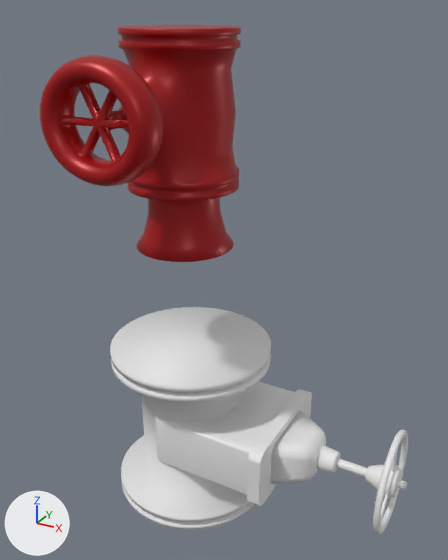
The Blender file вент.blend: old version first, new version second.
Before and after are seen from a 50 mm camera at (1.49, -2.36, 2.01) aimed at (0.25, -0.11, 0.89). The lights are fixed; the arrows at lower left show +X, +Y and +Z.
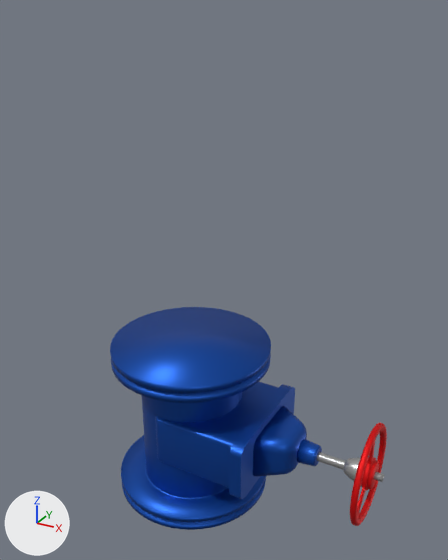
Location of each change, (x1, y1, x2, y2) in pixels of the pictures (448 x 560 px; the box of a moved part takes in the faces that stretch with it):
'Cylinder.065', deleted (red)
    before: (40, 25, 241, 262)
'Cube.001', recoloured, moved
    before: (247, 389, 312, 506)
    after: (229, 384, 295, 499)
'Cube.002', recoloured, moved
    before: (270, 410, 326, 484)
    after: (253, 405, 307, 477)
'Gate Valve', recoloured, moved
    before: (373, 429, 408, 534)
    after: (350, 423, 387, 526)
'Cylinder.001', recoloured, moved
    before: (316, 445, 340, 473)
    after: (297, 439, 322, 466)
'Tube', recoloured, moved
    before: (365, 465, 407, 491)
    after: (343, 457, 384, 482)
'Cylinder.002', recoloured
    both: (317, 452, 367, 477)
part 1 of me_cylinder, added (blue)
    after: (121, 392, 265, 518)
part 2 of me_cylinder, recoloured (white to blue)
    both: (110, 307, 271, 530)
part 3 of me_cube_001, moved or reshaped
    before: (159, 382, 295, 495)
    after: (159, 382, 279, 488)

The change, as a diff of the scene's bpy script:
```diff
--- a/вент.blend.py
+++ b/вент.blend.py
@@ me_cylinder @@
 # used by ob_cylinder; location = (0.0, 0.0, 0.0); scale = (0.699, 0.699, 0.699)
-me_cylinder.from_pydata(...)  # 700 vertices, 652 faces; spans x -0.582..0.582, y -0.583..0.583, z -0.592..0.633
+me_cylinder.from_pydata(...)  # 850 vertices, 802 faces; spans x -0.582..0.582, y -0.583..0.583, z -0.592..0.633
+# me_cylinder part 1: 150 vertices added at x -0.397..0.397, y -0.398..0.398, z -0.483..0.49
+# me_cylinder part 2: 552 faces spanning x -0.582..0.582, y -0.583..0.583, z -0.592..0.633 switch from no material to mat_material_003 (blue #1250b1)
@@ me_circle_006 @@
 me_circle_006.from_pydata(...)  # 1117 vertices, 1088 faces; spans x -1.31..1.31, y -0.15..0.15, z -1.31..1.31
+me_circle_006.materials.append(mat_material_002)  # red #e70004
@@ me_circle_007 @@
 me_circle_007.from_pydata(...)  # 512 vertices, 450 faces; spans x -0.377..0.377, y -0.894..0.112, z -0.377..0.377
+me_circle_007.materials.append(mat_material_001)  # grey #aeaeae
@@ me_cube_001 @@
 me_cube_001.from_pydata(...)  # 344 vertices, 330 faces; spans x -1.0..1.0, y -1.0..1.0, z -1.0..1.0
 # used by ob_cube; location = (0.218, 0.0, 0.001); scale = (-0.282, -0.28, 0.141)
+# me_cube_001 part 3: all 196 vertices in x -1.0..-0.95, y -1.0..1.0, z -1.0..1.0 are moved by (0.31, 0.0, 0.0)
+me_cube_001.materials.append(mat_material_003)  # blue #1250b1
@@ me_cube_002 @@
 me_cube_002.from_pydata(...)  # 200 vertices, 102 faces; spans x -1.0..1.0, y -1.0..1.0, z -1.0..1.0
+me_cube_002.materials.append(mat_material_003)  # blue #1250b1
@@ me_cube_003 @@
 me_cube_003.from_pydata(...)  # 1976 vertices, 1926 faces; spans x -1.0..0.25, y -1.29..1.29, z -0.82..0.82
+me_cube_003.materials.append(mat_material_003)  # blue #1250b1
@@ me_cylinder_001 @@
 me_cylinder_001.from_pydata(...)  # 900 vertices, 802 faces; spans x -0.72..0.72, y -0.72..0.72, z -0.65..0.373
+me_cylinder_001.materials.append(mat_material_003)  # blue #1250b1
@@ me_cylinder_002 @@
 me_cylinder_002.from_pydata(...)  # 200 vertices, 102 faces; spans x -0.72..0.72, y -0.72..0.72, z -0.65..0.65
+me_cylinder_002.materials.append(mat_material_001)  # grey #aeaeae
@@ ob_cylinder_065 @@
-ob_cylinder_065 = bpy.data.objects.new('Cylinder.065', me_cylinder_066)
@@ ob_gate_valve @@
 ob_gate_valve = bpy.data.objects.new('Gate Valve', me_circle_006)
-ob_gate_valve.location = (1.077, -0.001, 0.001)
+ob_gate_valve.location = (0.972, -0.001, 0.001)
 ob_gate_valve.rotation_euler = (3.142, 0.0, 1.571)  # degrees (180, 0, 90)
@@ ob_tube @@
 ob_tube = bpy.data.objects.new('Tube', me_circle_007)
-ob_tube.location = (1.123, -0.001, 0.001)
+ob_tube.location = (1.018, -0.001, 0.001)
 ob_tube.rotation_euler = (3.142, 0.0, 1.571)  # degrees (180, 0, 90)
@@ ob_cube_001 @@
 ob_cube_001 = bpy.data.objects.new('Cube.001', me_cube_002)
-ob_cube_001.location = (0.522, 0.0, 0.001)
+ob_cube_001.location = (0.426, 0.0, 0.001)
 ob_cube_001.scale = (-0.0305, -0.317, -0.159)
@@ ob_cube_002 @@
 ob_cube_002 = bpy.data.objects.new('Cube.002', me_cube_003)
-ob_cube_002.location = (0.696, 0.0, 0.001)
+ob_cube_002.location = (0.593, 0.0, 0.001)
 ob_cube_002.scale = (0.151, 0.151, 0.151)
@@ ob_cylinder_001 @@
 ob_cylinder_001 = bpy.data.objects.new('Cylinder.001', me_cylinder_001)
-ob_cylinder_001.location = (0.78, 0.0, 0.001)
+ob_cylinder_001.location = (0.683, 0.0, 0.001)
 ob_cylinder_001.rotation_euler = (0.0, 1.571, 0.0)  # degrees (0, 90, 0)
```
